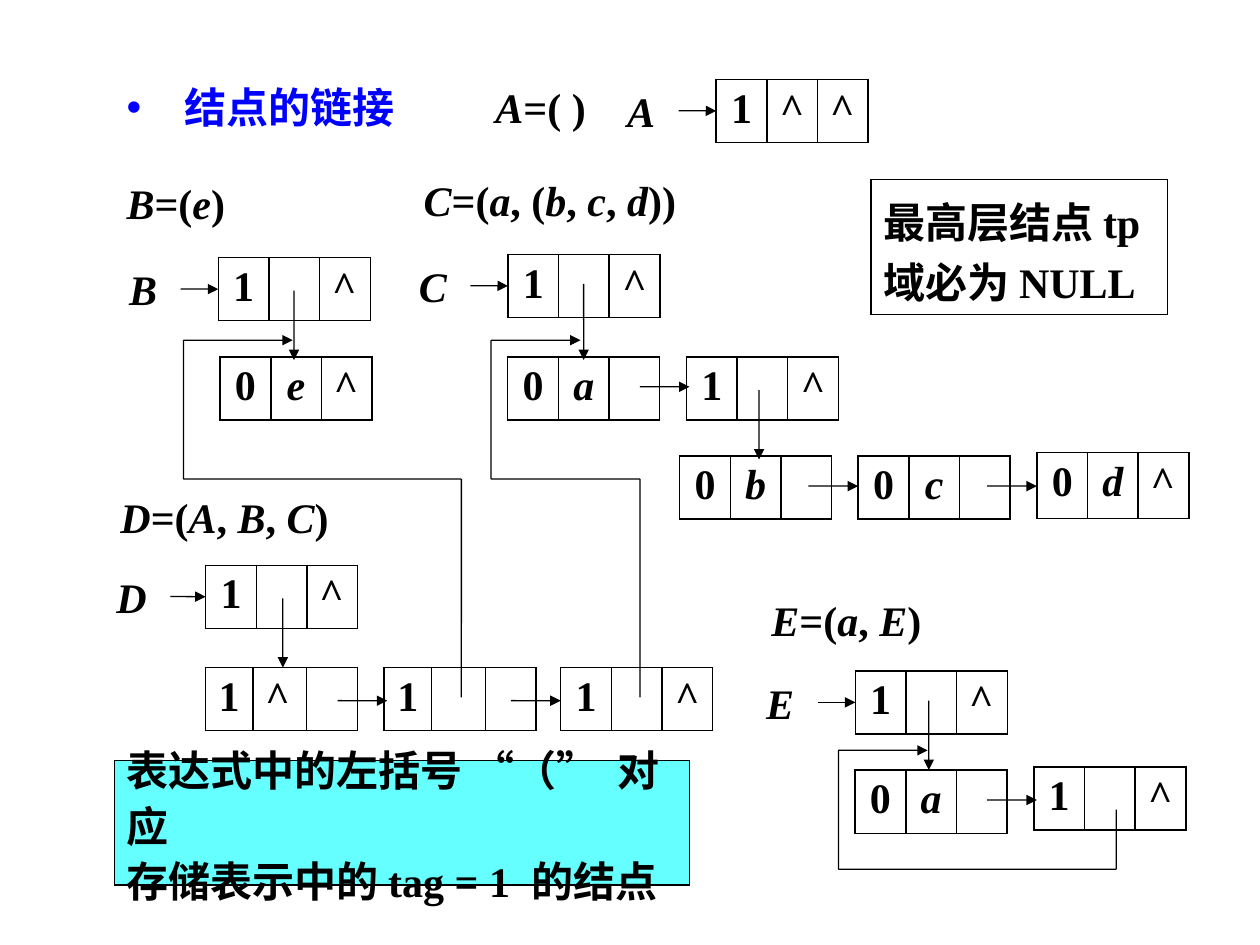
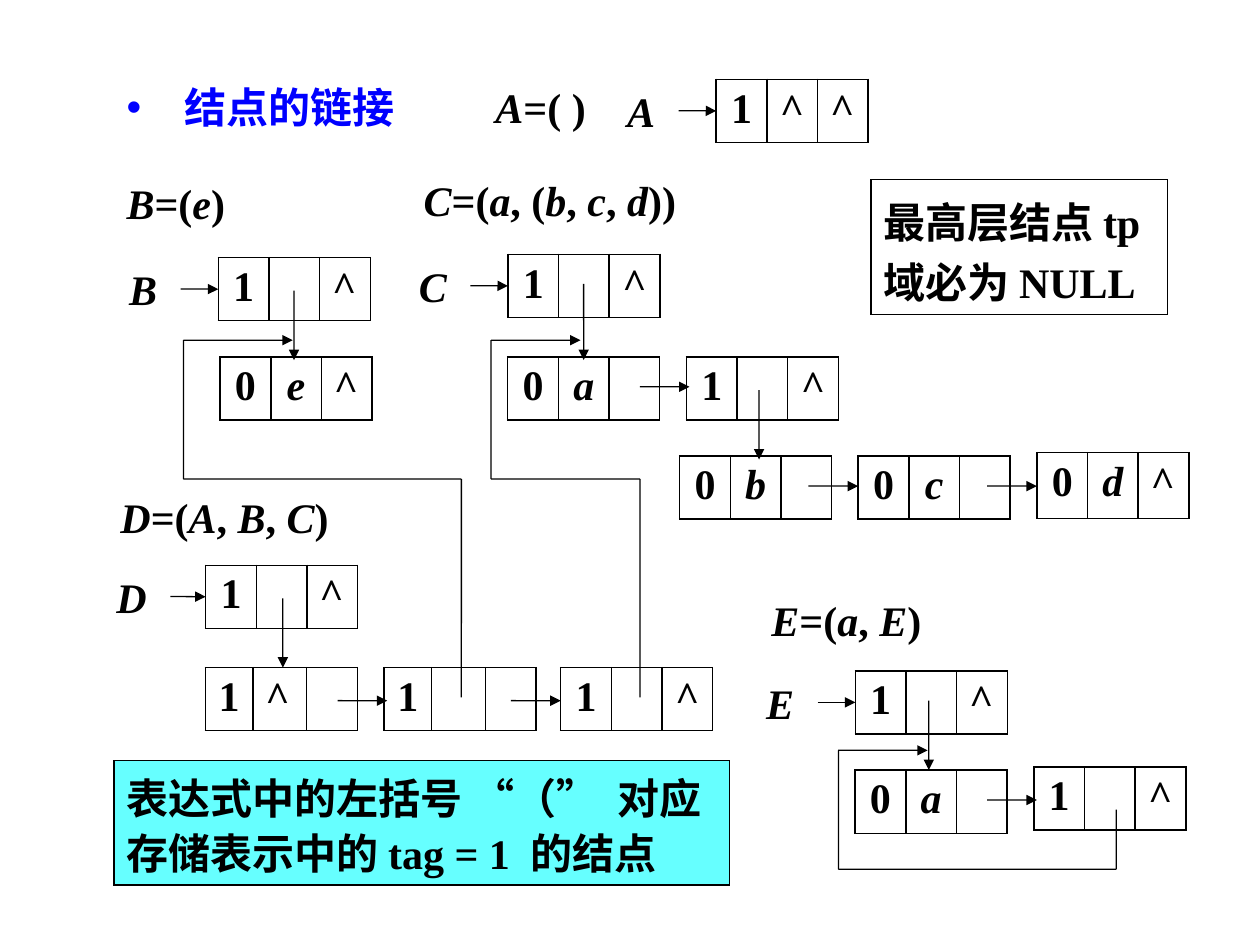
Before and after one commit to Gempittance/Data_Structur_Build, a slide deck: slide 73 of 数据结构PPT/ds5.pptx (slide 72 before the commit). Drawn at 1260x945 pixels with LibreOffice and Linux fonts; fonts in the diff are those of the drawing; background and template pictures are left out. Boxes give left, top, right and bottom in pixels: in the first picture for what was removed or moved away, otherwise in the second. Text is boxed around its words. In the diff, an @@ line names an element or a change of style, - is before the commit and + after.

```diff
--- a/数据结构PPT/ds5.pptx
+++ b/数据结构PPT/ds5.pptx
@@ rectangle "表达式中的左括号 “（” 对应": place and size @@
-rectangle "表达式中的左括号 “（” 对应" at [115,760,689,885]
+rectangle "表达式中的左括号 “（” 对应" at [115,760,730,885]
```
Also in this commit, not shown: 1 other slide changed, 1 slide added, 3 other files.
